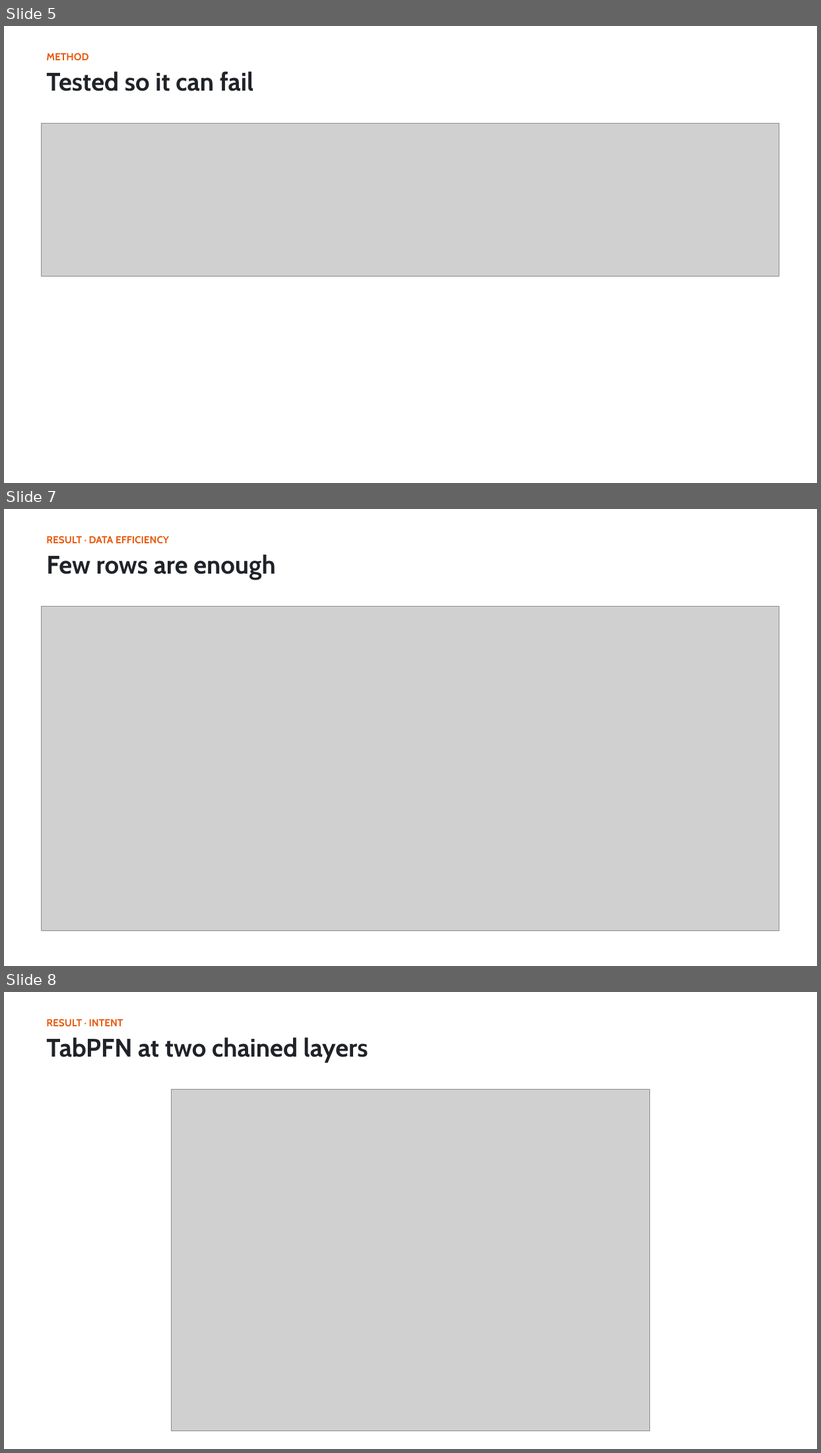
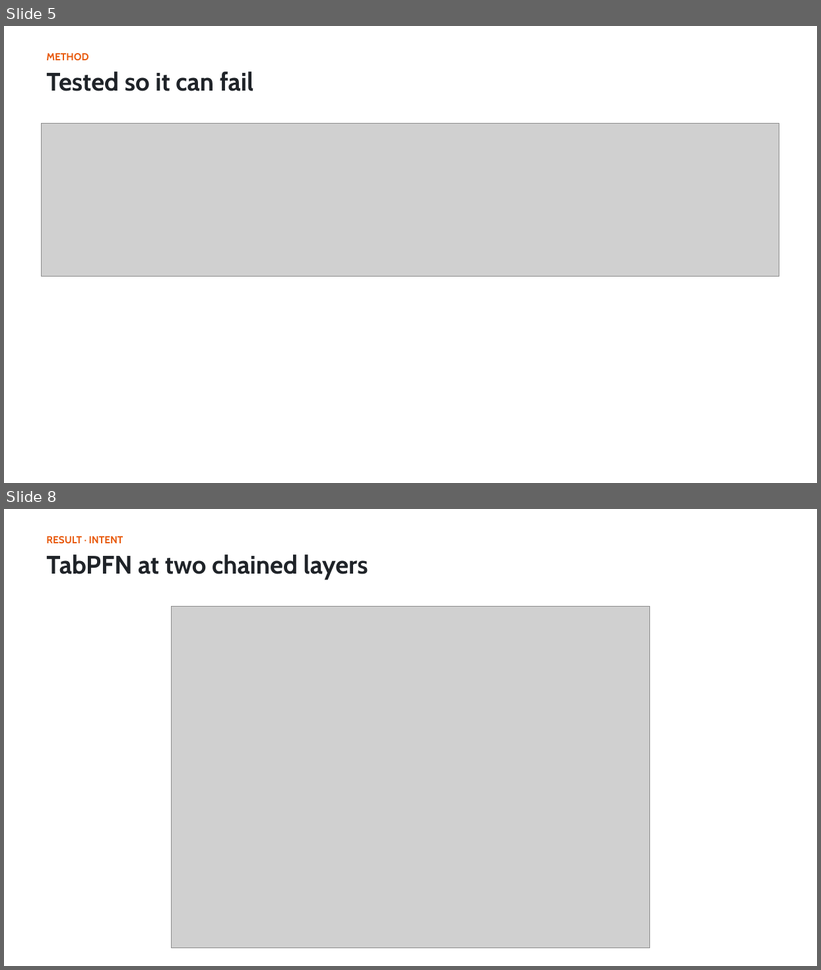
Before and after one commit to shiinalight/Foresight, a slide deck: deck/Foresight.pptx. Shown one above the other, each under a label of ours: slides 5, 7 and 8 before the commit, slides 5 and 8 after it; the slides between them are not shown. The pictures are 821x1453 and 821x970 pixels, drawn with LibreOffice and Linux fonts; fonts in the diff are those of the drawing; grey boxes stand for pictures. Boxes give left, top, right and bottom in pixels: in the first picture for what was removed or moved away, otherwise in the second. Text is boxed around its words. In the diff, an @@ line names an element or a change of style, - is before the commit and + after.

```diff
--- a/deck/Foresight.pptx
+++ b/deck/Foresight.pptx
@@ slide 7 removed at (4, 509, 817, 966), background #FFFFFF @@
@@ text removed at (46, 536, 169, 544) @@
-RESULT · DATA EFFICIENCY
@@ text removed at (46, 555, 275, 580) @@
-Few rows are enough
@@ picture removed at (42, 607, 780, 931) @@
```
Also in this commit, not shown: 3 slides changed, 1 slide added, 2 other files.
